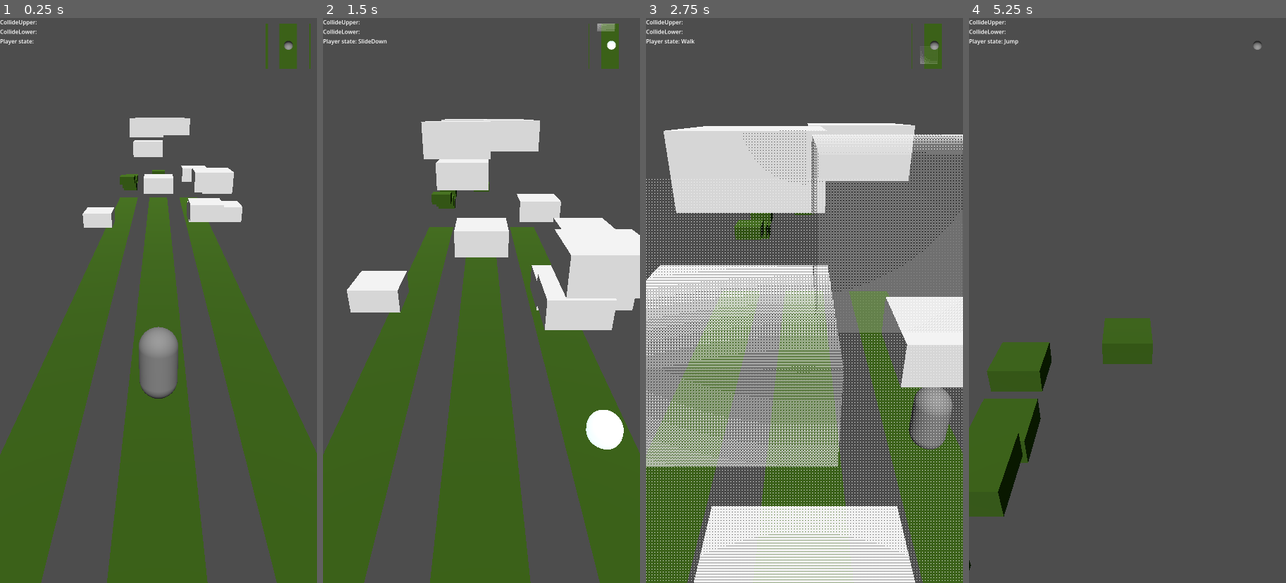
Above: before the commit, frames 1-4 (left to right).
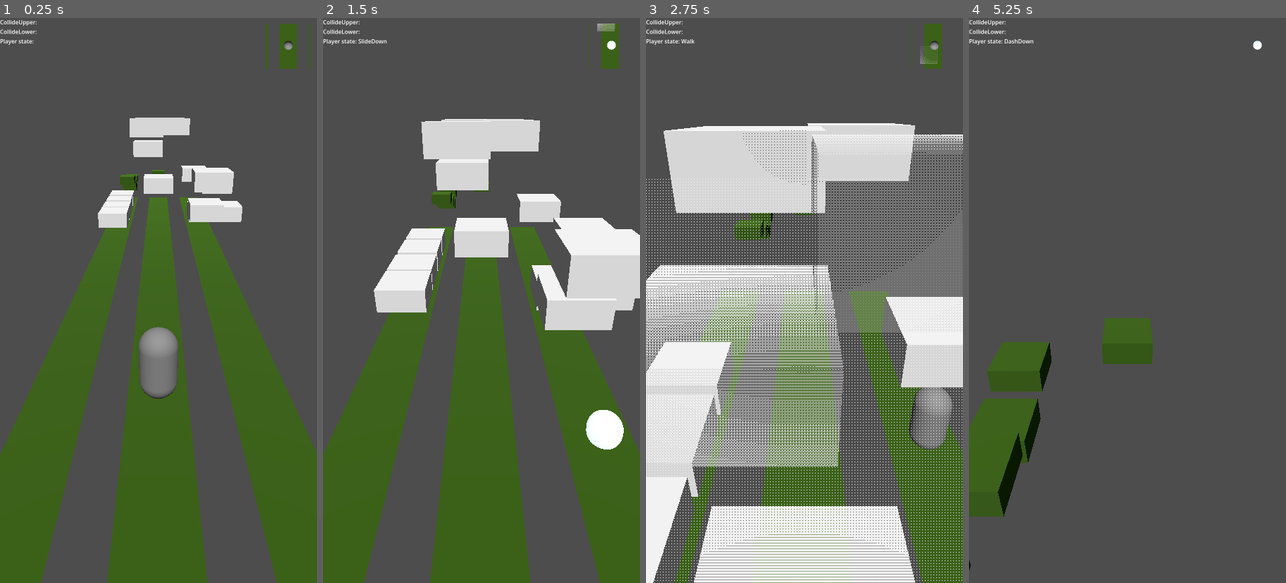
Above: after the commit, the same moments.

Repository: ythmxz/project-subway
Game: Godot game, scene res://Scenes/teste.tscn
The game is run twice, just before and just after one commit, with the same random seed, the same clock (stepped at 60 frames per second) and the same inputs. The project has no main scene, so this scene is started directly.
Inputs:
- Up to frame 1 (0.25 s): no input
- Up to frame 2 (1.5 s): hold Right (ui_right) 0.53-1.28 s; hold Down (ui_down) from 1.28 s (still down)
- Up to frame 3 (2.75 s): release Down (ui_down) at 2.03 s; hold Right (ui_right) from 2.03 s (still down)
- Up to frame 4 (5.25 s): release Right (ui_right) at 2.78 s; hold Up (ui_up) 2.78-3.53 s; hold Left (ui_left) 3.53-5.03 s; hold Down (ui_down) from 5.03 s (still down)

The runs differ from the first frame. In frame 1, 0.6% of the frame differs, in the area x 26-43%, y 30-38%; in frame 2, 2.4%; in frame 3, 5.3%, in the area x 0-28%, y 57-100%; in frame 4, less than 0.1%.

Commit message:
layers + melhorando lógica de colisão e deslize

Diff:
--- a/Objects/Player/player.gd
+++ b/Objects/Player/player.gd
@@ -19,6 +19,7 @@
 var l_cur_state: Debug.Entry = null
 
 var is_dead := false
+var is_crouching := false
 
 func _ready() -> void:
 	after_ready.call_deferred()
@@ -36,15 +37,11 @@
 		var c = callbacks[i]
 
 		s.body_entered.connect(func(body: Node3D) -> void:
-			if body == self:
-				return
 			l.set_text("%s" % body)
 			c.call(body)
 		)
 
 		s.body_exited.connect(func(body: Node3D) -> void:
-			if body == self:
-				return
 			l.set_text("")
 		)
 
@@ -74,12 +71,17 @@
 		cur_lane += 1
 	if Input.is_action_just_pressed("ui_left"):
 		cur_lane -= 1
+
 	if Input.is_action_just_pressed("ui_up") and is_on_floor():
 		velocity.y = 20
 		sm.transition(^"Jump")
-	if Input.is_action_just_pressed("ui_down") and velocity.y >= 0:
+
+	if sm.get_state_name() == &"Jump" and Input.is_action_just_pressed("ui_down"):
 		velocity.y = minf(velocity.y, -30)
-		sm.transition(^"SlideDown" if is_on_floor() else ^"DashDown")
+		sm.transition(^"DashDown")
+
+	if sm.get_state_name() == &"Walk" and Input.is_action_just_pressed("ui_down"):
+		sm.transition(^"SlideDown")
 
 func die() -> void:
 	is_dead = true
@@ -88,10 +90,11 @@
 func set_crouch(crouch: bool) -> void:
 	placeholder_model.visible = not crouch
 	placeholder_model_crouch.visible = crouch
-	upper_front_area.monitoring = not crouch
+	is_crouching = crouch
 
 func on_lower_front_collision(_body: Node3D) -> void:
 	die()
 
 func on_upper_front_collision(_body: Node3D) -> void:
-	die()
+	if not is_crouching:
+		die()
--- a/Objects/Player/player.tscn
+++ b/Objects/Player/player.tscn
@@ -22,6 +22,7 @@
 [sub_resource type="SphereShape3D" id="SphereShape3D_v0iea"]
 
 [node name="Player" type="CharacterBody3D" unique_id=1948643388]
+collision_layer = 2
 script = ExtResource("1_v0iea")
 
 [node name="CollisionShape3D" type="CollisionShape3D" parent="." unique_id=897709634]
@@ -38,12 +39,14 @@
 
 [node name="LowerFrontArea" type="Area3D" parent="." unique_id=1334924452]
 transform = Transform3D(0.8, 0, 0, 0, 0.8, 0, 0, 0, 0.8, 0.16388601, -0.45162764, 0)
+collision_layer = 2
 
 [node name="CollisionShape3D" type="CollisionShape3D" parent="LowerFrontArea" unique_id=1994218171]
 shape = SubResource("SphereShape3D_v0iea")
 
 [node name="UpperFrontArea" type="Area3D" parent="." unique_id=142483649]
 transform = Transform3D(0.8, 0, 0, 0, 0.8, 0, 0, 0, 0.8, 0.16388601, 0.40117922, 0)
+collision_layer = 2
 
 [node name="CollisionShape3D" type="CollisionShape3D" parent="UpperFrontArea" unique_id=1291772753]
 shape = SubResource("SphereShape3D_v0iea")
--- a/Objects/Player/state_slide_down.gd
+++ b/Objects/Player/state_slide_down.gd
@@ -11,7 +11,7 @@
 
 func process(delta: float) -> void:
 	timer = maxf(0.0, timer - delta)
-	if timer <= 0.0 and not Input.is_action_pressed("ui_down"):
+	if timer <= 0.0 and not Input.is_action_pressed("ui_down") and player.upper_front_area.get_overlapping_bodies().size() == 0:
 		sm.transition(^"Walk")
 
 func leave() -> void:
--- a/Scenes/teste.tscn
+++ b/Scenes/teste.tscn
@@ -65,7 +65,16 @@
 transform = Transform3D(2, 0, 0, 0, 1, 0, 0, 0, 2, 0, 2.9033482, -21.355762)
 
 [node name="StaticBody3D18" parent="Scenery" unique_id=966018181 instance=ExtResource("2_h0r8t")]
-transform = Transform3D(2, 0, 0, 0, 1, 0, 0, 0, 2, -4.286576, 0.54529405, -21.355762)
+transform = Transform3D(2, 0, 0, 0, 1, 0, 0, 0, 2, -3.2221494, 0.54529405, -21.355762)
+
+[node name="StaticBody3D19" parent="Scenery" unique_id=1612086104 instance=ExtResource("2_h0r8t")]
+transform = Transform3D(2, 0, 0, 0, 1, 0, 0, 0, 2, -3.2221494, 0.54529405, -23.535475)
+
+[node name="StaticBody3D20" parent="Scenery" unique_id=739110258 instance=ExtResource("2_h0r8t")]
+transform = Transform3D(2, 0, 0, 0, 1, 0, 0, 0, 2, -3.2221494, 0.54529405, -25.843647)
+
+[node name="StaticBody3D21" parent="Scenery" unique_id=1469662918 instance=ExtResource("2_h0r8t")]
+transform = Transform3D(2, 0, 0, 0, 1, 0, 0, 0, 2, -3.2221494, 0.54529405, -28.182604)
 
 [node name="StaticBody3D7" parent="Scenery" unique_id=1997315788 instance=ExtResource("2_h0r8t")]
 transform = Transform3D(2, 0, 0, 0, 1, 0, 0, 0, 2, 3.9640965, 2.9033482, -21.355762)
--- a/project.godot
+++ b/project.godot
@@ -32,3 +32,8 @@
 "events": [Object(InputEventKey,"resource_local_to_scene":false,"resource_name":"","device":-1,"window_id":0,"alt_press …(190 unchanged characters)…
 ]
 }
+
+[layer_names]
+
+3d_physics/layer_1="objects"
+3d_physics/layer_2="player"
